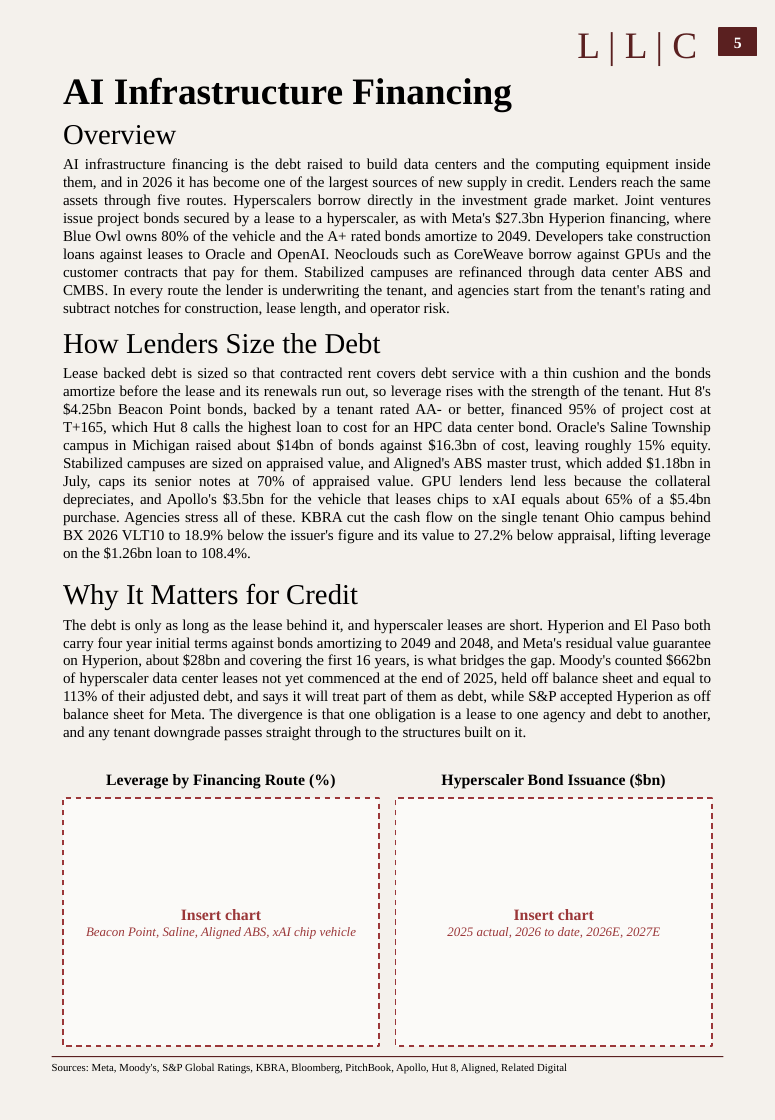
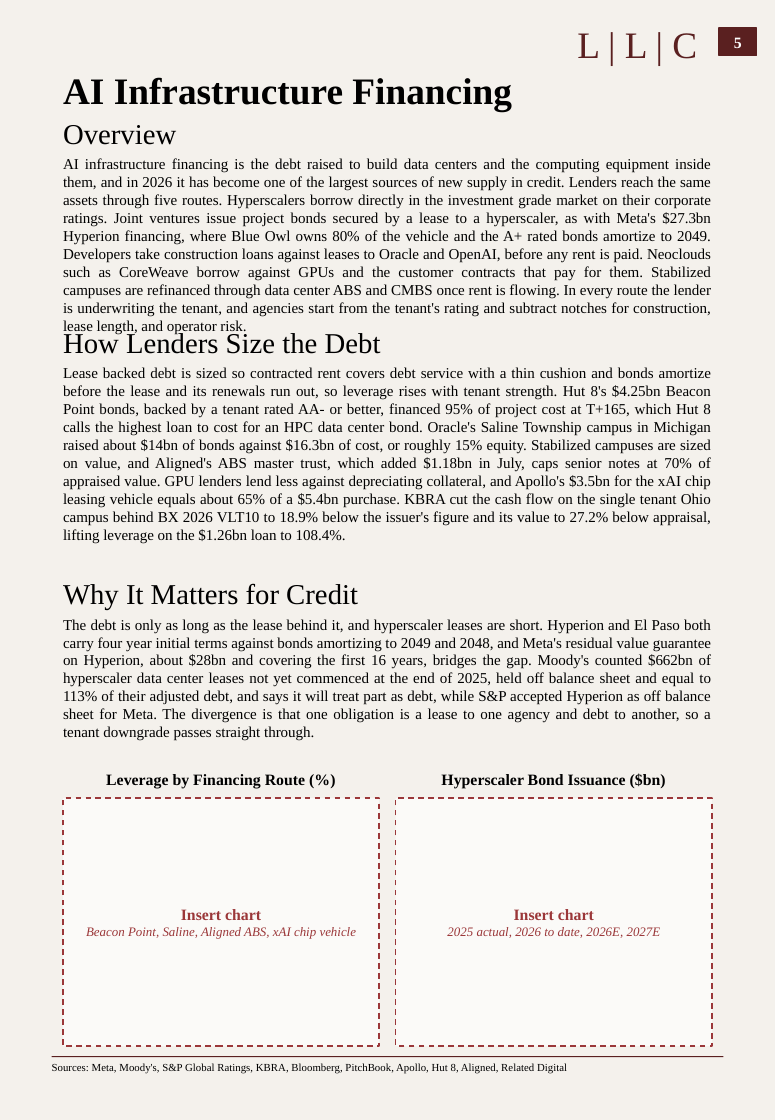
Before and after one commit to Wmccoach-source/LLC-Research-Monthly-File, a slide deck: slide 2 of outputs/LLC_AI_Infrastructure_Case_Study.pptx. Drawn at 775x1120 pixels with LibreOffice and Linux fonts; fonts in the diff are those of the drawing; background and template pictures are left out. Boxes give left, top, right and bottom in pixels: in the first picture for what was removed or moved away, otherwise in the second. Text is boxed around its words. In the diff, an @@ line names an element or a change of style, - is before the commit and + after.

```diff
--- a/outputs/LLC_AI_Infrastructure_Case_Study.pptx
+++ b/outputs/LLC_AI_Infrastructure_Case_Study.pptx
@@ text at (63, 158, 711, 335): text changed @@
-AI infrastructure financing is the debt raised to build data centers and the computing equipment inside them, and in 2026 it has become one of the largest sources of new supply in credit. Lenders reach the same assets through five routes. Hyperscalers borrow directly in the investment grade market. Joint ventures issue project bonds secured by a lease to a hyperscaler, as with Meta's $27.3bn Hyperion financing, where Blue Owl owns 80% of the vehicle and the A+ rated bonds amortize to 2049. Developers take construction loans against leases to Oracle and OpenAI. Neoclouds such as CoreWeave borrow against GPUs and the customer contracts that pay for them. Stabilized campuses are refinanced through data center ABS and CMBS. In every route the lender is underwriting the tenant, and agencies start from the tenant's rating and subtract notches for construction, lease length, and operator risk.
+AI infrastructure financing is the debt raised to build data centers and the computing equipment inside them, and in 2026 it has become one of the largest sources of new supply in credit. Lenders reach the same assets through five routes. Hyperscalers borrow directly in the investment grade market on their corporate ratings. Joint ventures issue project bonds secured by a lease to a hyperscaler, as with Meta's $27.3bn Hyperion financing, where Blue Owl owns 80% of the vehicle and the A+ rated bonds amortize to 2049. Developers take construction loans against leases to Oracle and OpenAI, before any rent is paid. Neoclouds such as CoreWeave borrow against GPUs and the customer contracts that pay for them. Stabilized campuses are refinanced through data center ABS and CMBS once rent is flowing. In every route the lender is underwriting the tenant, and agencies start from the tenant's rating and subtract notches for construction, lease length, and operator risk.
@@ text at (63, 367, 711, 544): text changed @@
-Lease backed debt is sized so that contracted rent covers debt service with a thin cushion and the bonds amortize before the lease and its renewals run out, so leverage rises with the strength of the tenant. Hut 8's $4.25bn Beacon Point bonds, backed by a tenant rated AA- or better, financed 95% of project cost at T+165, which Hut 8 calls the highest loan to cost for an HPC data center bond. Oracle's Saline Township campus in Michigan raised about $14bn of bonds against $16.3bn of cost, leaving roughly 15% equity. Stabilized campuses are sized on appraised value, and Aligned's ABS master trust, which added $1.18bn in July, caps its senior notes at 70% of appraised value. GPU lenders lend less because the collateral depreciates, and Apollo's $3.5bn for the vehicle that leases chips to xAI equals about 65% of a $5.4bn purchase. Agencies stress all of these. KBRA cut the cash flow on the single tenant Ohio campus behind BX 2026 VLT10 to 18.9% below the issuer's figure and its value to 27.2% below appraisal, lifting leverage on the $1.26bn loan to 108.4%.
+Lease backed debt is sized so contracted rent covers debt service with a thin cushion and bonds amortize before the lease and its renewals run out, so leverage rises with tenant strength. Hut 8's $4.25bn Beacon Point bonds, backed by a tenant rated AA- or better, financed 95% of project cost at T+165, which Hut 8 calls the highest loan to cost for an HPC data center bond. Oracle's Saline Township campus in Michigan raised about $14bn of bonds against $16.3bn of cost, or roughly 15% equity. Stabilized campuses are sized on value, and Aligned's ABS master trust, which added $1.18bn in July, caps senior notes at 70% of appraised value. GPU lenders lend less against depreciating collateral, and Apollo's $3.5bn for the xAI chip leasing vehicle equals about 65% of a $5.4bn purchase. KBRA cut the cash flow on the single tenant Ohio campus behind BX 2026 VLT10 to 18.9% below the issuer's figure and its value to 27.2% below appraisal, lifting leverage on the $1.26bn loan to 108.4%.
@@ text at (63, 619, 711, 741): text changed @@
-The debt is only as long as the lease behind it, and hyperscaler leases are short. Hyperion and El Paso both carry four year initial terms against bonds amortizing to 2049 and 2048, and Meta's residual value guarantee on Hyperion, about $28bn and covering the first 16 years, is what bridges the gap. Moody's counted $662bn of hyperscaler data center leases not yet commenced at the end of 2025, held off balance sheet and equal to 113% of their adjusted debt, and says it will treat part of them as debt, while S&P accepted Hyperion as off balance sheet for Meta. The divergence is that one obligation is a lease to one agency and debt to another, and any tenant downgrade passes straight through to the structures built on it.
+The debt is only as long as the lease behind it, and hyperscaler leases are short. Hyperion and El Paso both carry four year initial terms against bonds amortizing to 2049 and 2048, and Meta's residual value guarantee on Hyperion, about $28bn and covering the first 16 years, bridges the gap. Moody's counted $662bn of hyperscaler data center leases not yet commenced at the end of 2025, held off balance sheet and equal to 113% of their adjusted debt, and says it will treat part as debt, while S&P accepted Hyperion as off balance sheet for Meta. The divergence is that one obligation is a lease to one agency and debt to another, so a tenant downgrade passes straight through.
```
Also in this commit, not shown: 2 other slides changed, 3 other files.
